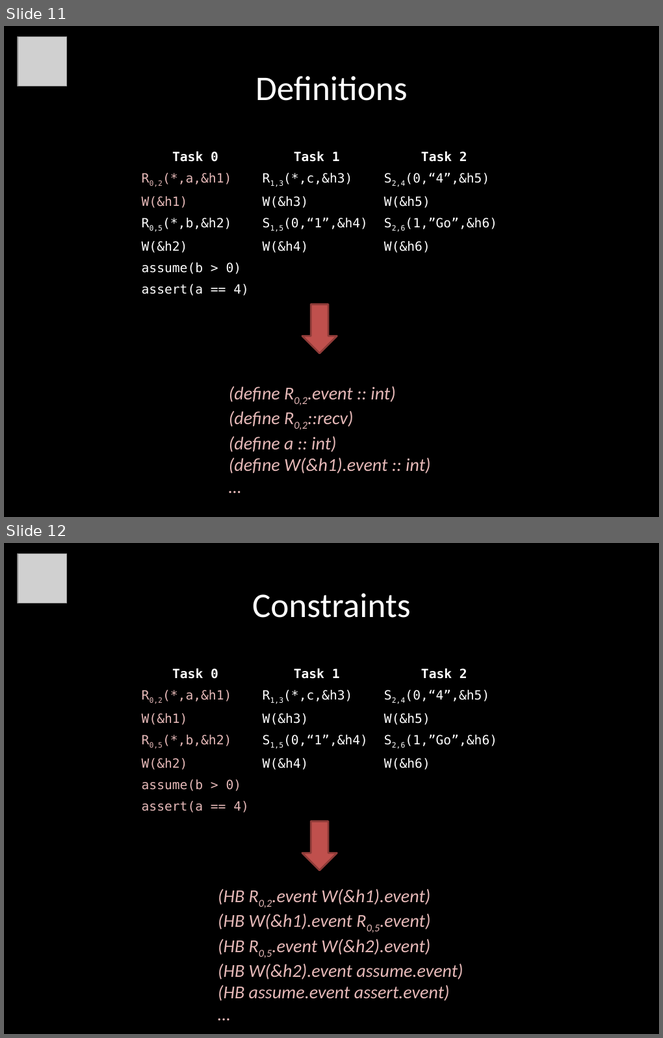
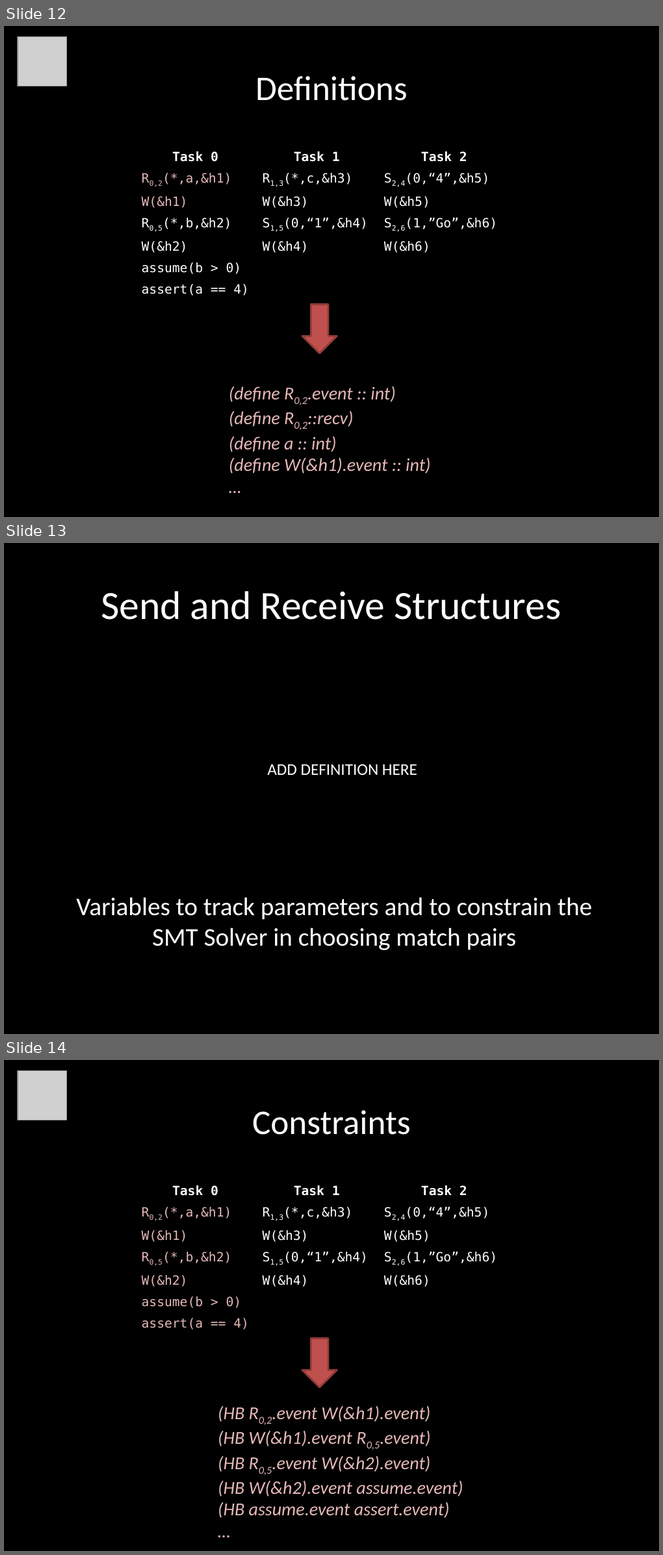
Before and after one commit to ericmercer/MP-trace-language, a slide deck: presentations/Qual_2012_YuHuang.pptx. Shown one above the other, each under a label of ours: slides 11 and 12 before the commit, slides 12, 13 and 14 after it. The pictures are 663x1038 and 663x1555 pixels, drawn with LibreOffice and Linux fonts; fonts in the diff are those of the drawing; grey boxes stand for pictures. Boxes give left, top, right and bottom in pixels: in the first picture for what was removed or moved away, otherwise in the second. Text is boxed around its words. In the diff, an @@ line names an element or a change of style, - is before the commit and + after.

```diff
--- a/presentations/Qual_2012_YuHuang.pptx
+++ b/presentations/Qual_2012_YuHuang.pptx
@@ slide 13 added at box(4, 543, 659, 1034), background #000000 @@
@@ title added at box(101, 591, 561, 620), 44 pt, text #FFFFFF @@
+Send and Receive Structures
@@ text added at box(267, 764, 417, 775), 18 pt, text #FFFFFF @@
+ADD DEFINITION HERE
@@ text added at box(76, 897, 592, 951), 28 pt, text #FFFFFF @@
+Variables to track parameters and to constrain the SMT Solver in choosing match pairs
@@ what was slide 11 is now slide 12 @@
@@ what was slide 12 is now slide 14 @@
```
Also in this commit, not shown: 4 slides changed, 3 other slides added, 1 slide removed.
